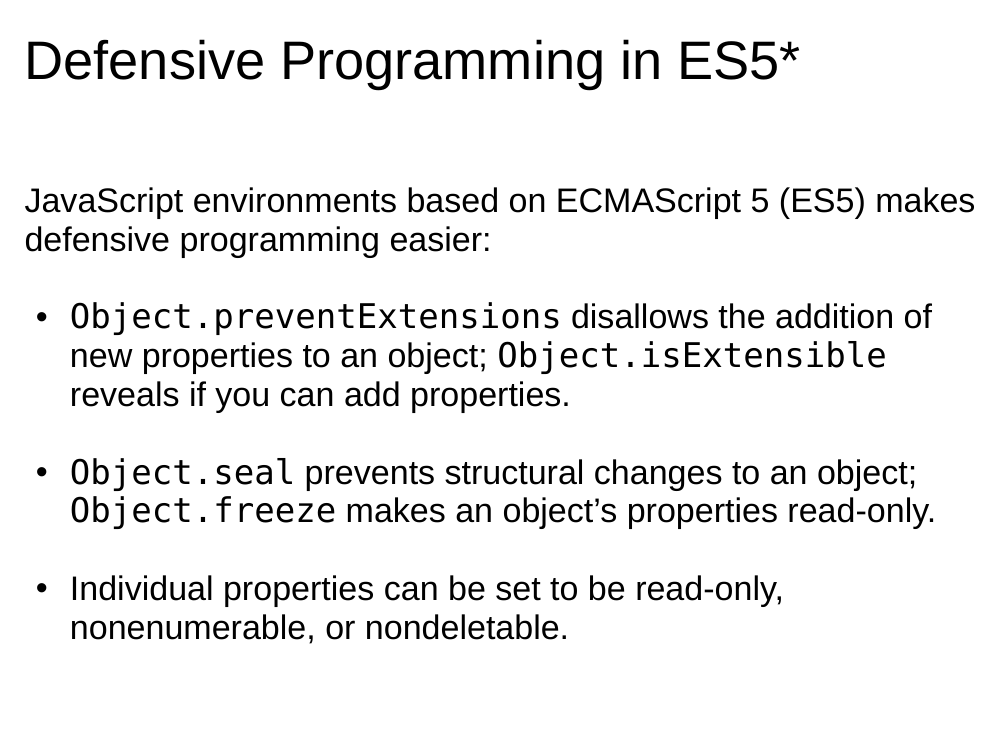
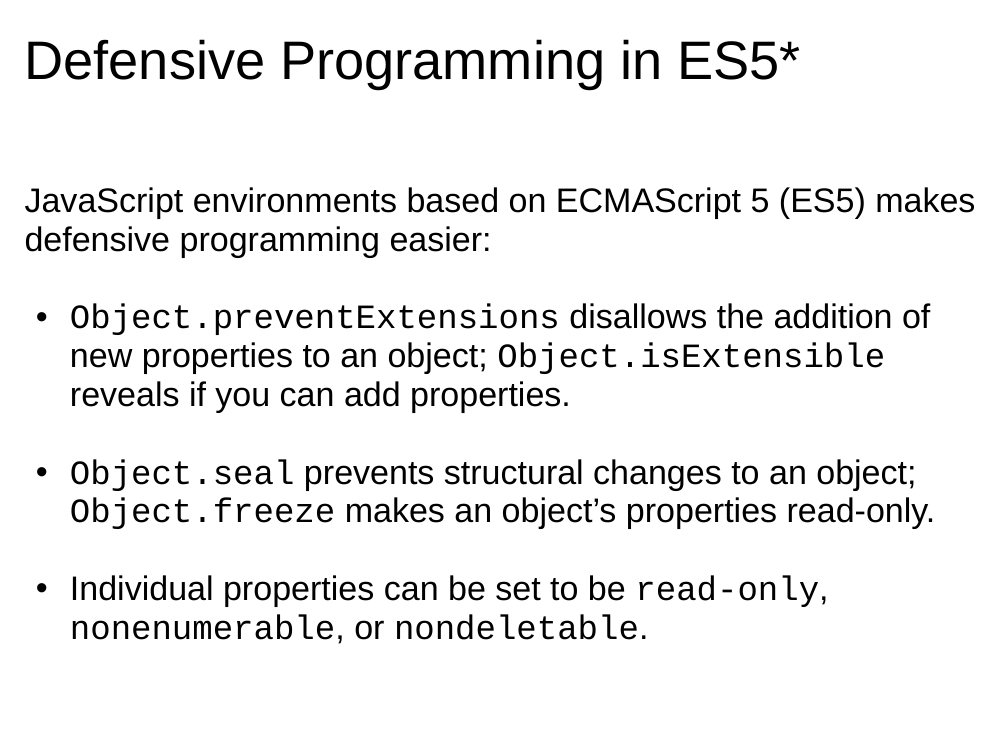
Before and after one commit to dondi/javascript-book, a slide deck: slide 25 of presentations/Chapter_7_Presentation.ppt. Drawn at 1008x756 pixels with LibreOffice and Linux fonts; fonts in the diff are those of the drawing; background and template pictures are left out. Boxes give left, top, right and bottom in pixels: in the first picture for what was removed or moved away, otherwise in the second. Text is boxed around its words. In the diff, an @@ line names an element or a change of style, - is before the commit and + after.

Commit message:
More font tweaks.

```diff
--- a/presentations/Chapter_7_Presentation.ppt
+++ b/presentations/Chapter_7_Presentation.ppt
@@ text at bbox=[70, 303, 936, 644]: font DejaVu Sans Mono to Courier New in "Object.preventExtensions Object.isExtensible", "Object.seal Object.freeze"; font Arial to Courier New in "read-only, nonenumerable, nondeletable." @@
```
Also in this commit, not shown: 27 other slides changed.
